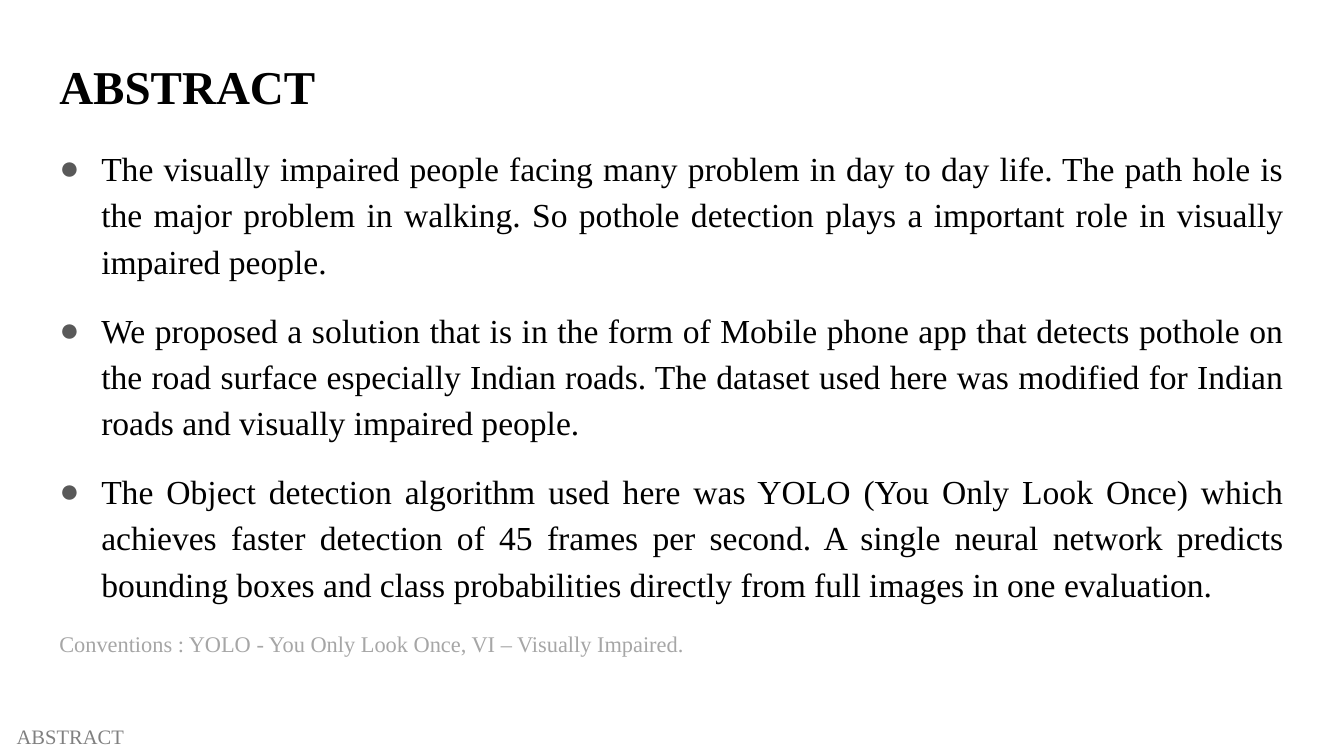
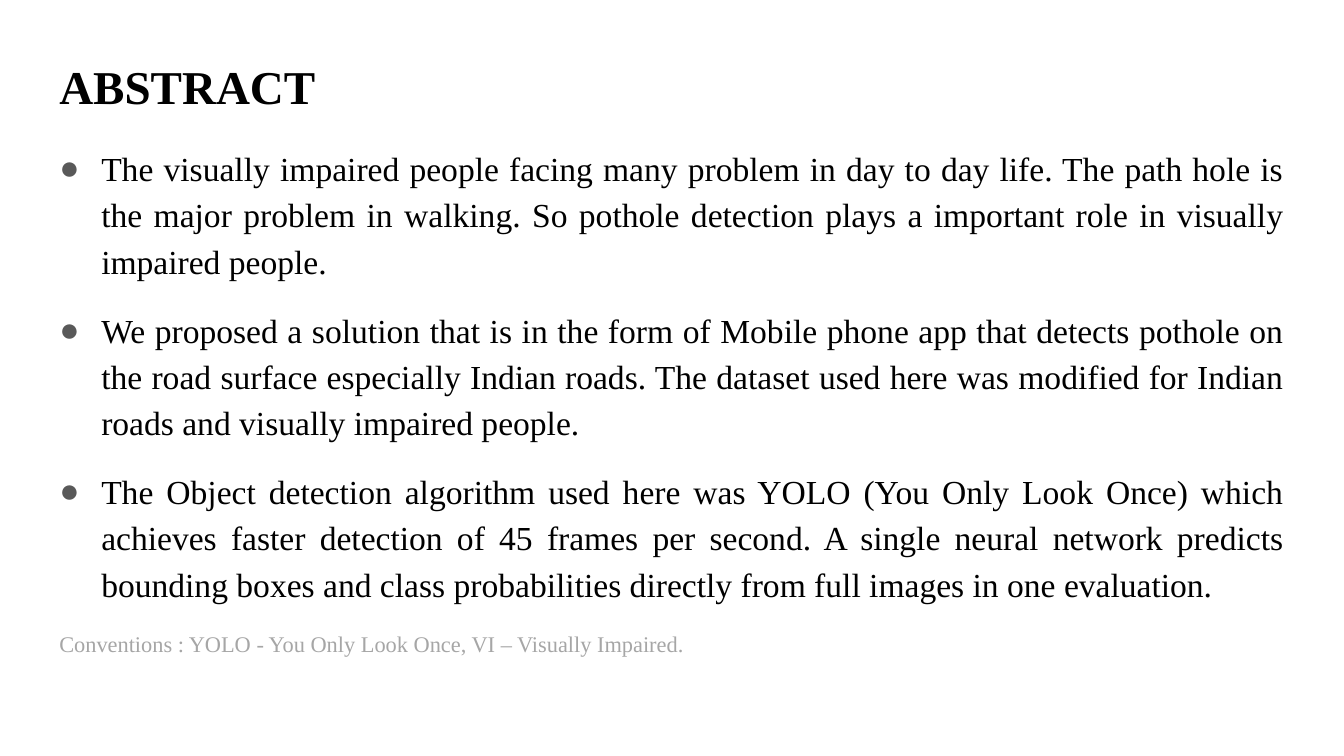
Before and after one commit to balajivijay-tech/project-blindly, a slide deck: slide 2 of presentation 1/POTHOLE DETECTION FOR VISUALLY IMPAIRED USING YOLO V1.pptx. Drawn at 1344x756 pixels with LibreOffice and Linux fonts; fonts in the diff are those of the drawing. Boxes give left, top, right and bottom in pixels: in the first picture for what was removed or moved away, otherwise in the second. Text is boxed around its words. In the diff, an @@ line names an element or a change of style, - is before the commit and + after.

```diff
--- a/presentation 1/POTHOLE DETECTION FOR VISUALLY IMPAIRED USING YOLO V1.pptx
+++ b/presentation 1/POTHOLE DETECTION FOR VISUALLY IMPAIRED USING YOLO V1.pptx
@@ text removed at (17, 730, 124, 744) @@
-ABSTRACT
```
Also in this commit, not shown: 11 other slides changed.
